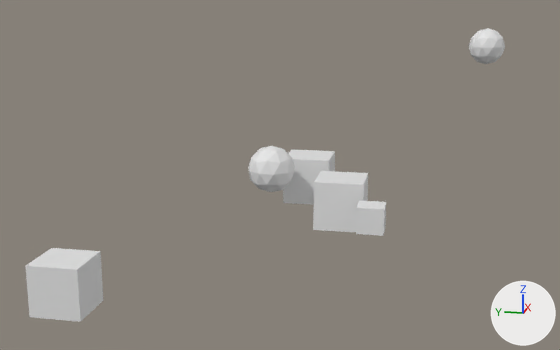
One commit to the Blender file project/resources/level_editor/Stage_editor.blend: the scene before it, then after it.
Both versions are drawn from a camera (50 mm lens) standing at (-31.2, -2.9, 10.8) and looking at (-2.2, 2.9, 3.6). The lights are fixed; the arrows at lower right show +X, +Y and +Z. The older version comes first.

The older version as bpy lines, for what is in view:
```python
me_cube = bpy.data.meshes.new('Cube')
me_cube.from_pydata(...)  # a box spanning x -1.0..1.0, y -1.0..1.0, z -1.0..1.0
me_cube.materials.append(mat_material)  # white #e7e7e7
me_ico球 = bpy.data.meshes.new('ICO球')
me_ico球.from_pydata(...)  # an icosphere of 80 faces spanning x -0.95..0.95, y -1.0..1.0, z -1.0..1.0
me_ico球_001 = bpy.data.meshes.new('ICO球.001')
me_ico球_001.from_pydata(...)  # an icosphere of 80 faces spanning x -0.95..0.95, y -1.0..1.0, z -1.0..1.0
ob_cube = bpy.data.objects.new('Cube', me_cube)
ob_cube.location = (-0.29, 0.66, 2.14)
ob_effectspawn_01 = bpy.data.objects.new('EffectSpawn_01', me_ico球)
ob_effectspawn_01.location = (0.78, -4.85, 8.47)
ob_effectspawn_01.scale = (0.701, 0.701, 0.701)
ob_ico球 = bpy.data.objects.new('ICO球', me_ico球_001)
ob_ico球.location = (0.0, 3.67, 3.3)
# also in view: '立方体' at (-2.4, -0.8, 2.1); '立方体.002' at (-6.0, 10.2, 0.0); '立方体.001' at (2.2, 2.4, 2.5)
```
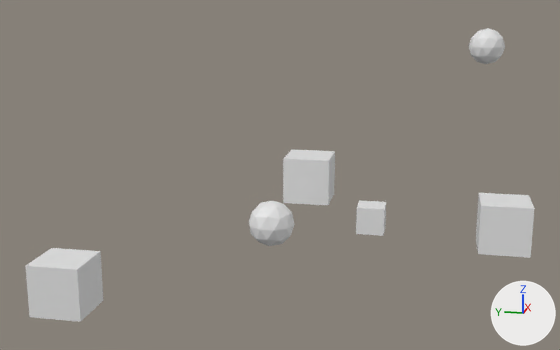
Boxes [x1, y1, x2, y2] around the edits, measured in the pictures (560 x 350 px):
'Cube', moved
    before: [313, 171, 368, 232]
    after: [476, 193, 535, 258]
'ICO球', moved
    before: [248, 146, 295, 192]
    after: [249, 201, 294, 246]

The change in detail:
Object 'Cube' (ob_cube) moves from (-0.29, 0.66, 2.14) to (0.01, -5.91, 1.45).
Object 'ICO球' (ob_ico球) moves from (0.0, 3.67, 3.3) to (0.0, 3.67, 0.91).
